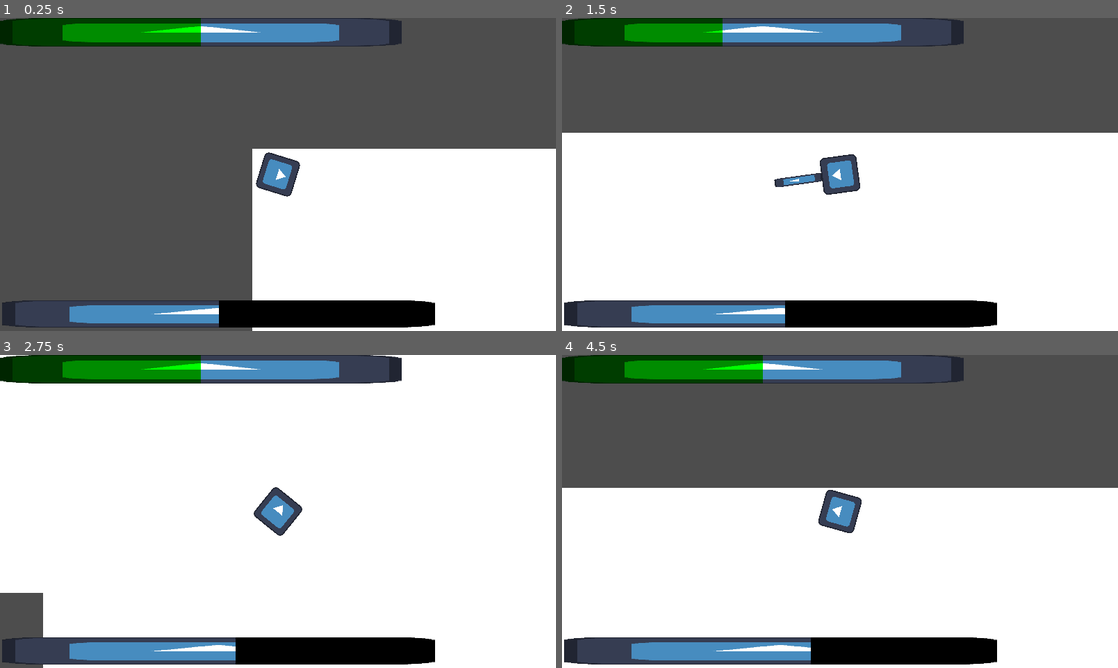
Above: before the commit, frames 1-4 (two rows, left to right).
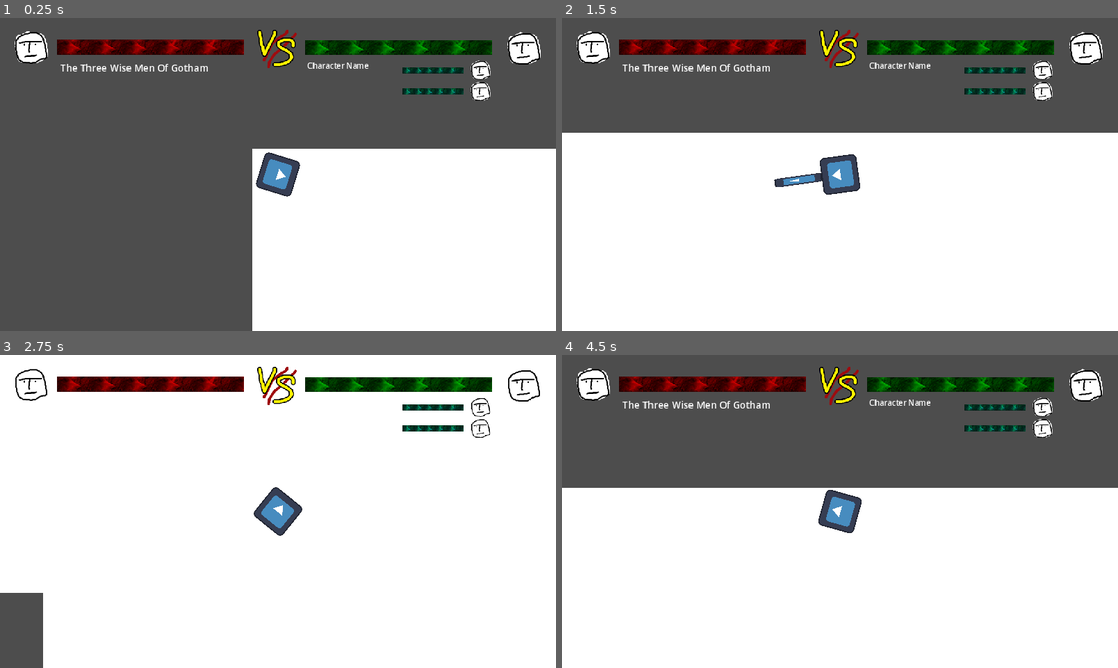
Above: after the commit, the same moments.

Repository: bigmonmulgrew/GodotJam70
Game: Godot game, scene res://Levels/DELETEMETEST.tscn
Same seed, same stepped clock (60 frames per second), same inputs: the game is played once before the commit and once after it. The engine's default icon, where the game draws it, is replaced by a stand-in: a white triangle on a blue panel in a dark square.
Inputs (mouse positions are in pixels of both pictures, inside the frame that each line leads up to):
- Up to frame 1 (0.25 s): no input
- Up to frame 2 (1.5 s): tap Enter at 0.5 s; move the mouse to (962, 158) at 0.52 s; hold D (move_right) 0.53-1.28 s; tap Shift (defensive_action) at 0.6 s; move the mouse to (728, 190) at 1.27 s; hold S (move_down) from 1.28 s (still down); click (728, 190) at 1.35 s
- Up to frame 3 (2.75 s): move the mouse to (333, 442) at 2.02 s; release S (move_down) at 2.03 s; hold D (move_right) from 2.03 s (still down); right-click (333, 442) at 2.1 s
- Up to frame 4 (4.5 s): move the mouse to (812, 574) at 2.77 s; release D (move_right) at 2.78 s; hold W (move_up) 2.78-3.53 s; tap Shift (defensive_action) at 2.85 s; tap Space at 3.5 s; move the mouse to (1006, 558) at 3.52 s; hold A (move_left) from 3.53 s (still down); click (1006, 558) at 3.6 s; move the mouse to (673, 464) at 4.27 s; right-click (673, 464) at 4.35 s

The runs differ from the first frame. In frame 1, 15% of the frame differs, in the area x 0-98%, y 0-99%; in frame 2, 16%; in frame 3, 16%; in frame 4, 16%.

Commit message:
Added Temp Bars & Icons
Added temp bars and icons, no code.

Diff:
--- a/Levels/DELETEMETEST.tscn
+++ b/Levels/DELETEMETEST.tscn
@@ -6,6 +6,7 @@
 [ext_resource type="PackedScene" uid="uid://0vb83wfs1stj" path="res://Scenes/Components/static_damage_element.tscn" id="3_522r3"]
 [ext_resource type="PackedScene" uid="uid://7tmputkdxmuf" path="res://Scenes/empty_arena.tscn" id="4_x8guw"]
 [ext_resource type="PackedScene" uid="uid://d22mivc3fy6ts" path="res://Scenes/Components/damage_element.tscn" id="5_a30s6"]
+[ext_resource type="PackedScene" uid="uid://dktnlhjatfngg" path="res://Scenes/Healthbars.tscn" id="7_xxfqd"]
 
 [node name="TEMPTEST" type="Node2D"]
 script = ExtResource("1_vmmgu")
@@ -21,6 +22,7 @@
 [node name="Character" parent="." instance=ExtResource("2_xnnp0")]
 
 [node name="CanvasLayer" type="CanvasLayer" parent="."]
+visible = false
 
 [node name="HealthBar" type="TextureProgressBar" parent="CanvasLayer"]
 offset_right = 128.0
@@ -41,3 +43,5 @@
 texture_under = ExtResource("1_3p44r")
 texture_progress = ExtResource("1_3p44r")
 tint_under = Color(0, 0, 0, 1)
+
+[node name="CanvasLayer2" parent="." instance=ExtResource("7_xxfqd")]
--- /dev/null
+++ b/Scenes/Healthbars.tscn
@@ -0,0 +1,100 @@
+[gd_scene load_steps=6 format=3 uid="uid://dktnlhjatfngg"]
+
+[ext_resource type="Texture2D" uid="uid://ckfjq04cf0kpf" path="res://Textures/HealthBear.png" id="1_pcnfk"]
+[ext_resource type="Texture2D" uid="uid://btts7iyuo22v4" path="res://Textures/SmallHealthBear.png" id="2_i6mdl"]
+[ext_resource type="Texture2D" uid="uid://cnbn1d3ndnn08" path="res://Textures/Face Icon Smol.png" id="3_vmncw"]
+[ext_resource type="Texture2D" uid="uid://cqhalbj0v60j2" path="res://Textures/Face Icon Beeg.png" id="4_fe3t6"]
+[ext_resource type="Texture2D" uid="uid://bvhohbcemwp0y" path="res://Textures/VS icon.png" id="5_knct6"]
+
+[node name="CanvasLayer" type="CanvasLayer"]
+
+[node name="PlayerHealthBear" type="TextureProgressBar" parent="."]
+offset_left = 632.0
+offset_top = 46.0
+offset_right = 1020.0
+offset_bottom = 77.0
+value = 100.0
+fill_mode = 1
+texture_under = ExtResource("1_pcnfk")
+texture_progress = ExtResource("1_pcnfk")
+tint_under = Color(0, 0, 0, 1)
+tint_progress = Color(0, 1, 0, 1)
+
+[node name="AllyHealthBear1" type="TextureProgressBar" parent="PlayerHealthBear"]
+offset_left = 202.0
+offset_top = 56.0
+offset_right = 329.0
+offset_bottom = 69.0
+value = 100.0
+fill_mode = 1
+texture_under = ExtResource("2_i6mdl")
+texture_progress = ExtResource("2_i6mdl")
+tint_under = Color(0, 0, 0, 1)
+tint_progress = Color(0, 1, 1, 1)
+
+[node name="AllyIcon1" type="Sprite2D" parent="PlayerHealthBear/AllyHealthBear1"]
+position = Vector2(162, 6)
+texture = ExtResource("3_vmncw")
+
+[node name="AllyHealthBear2" type="TextureProgressBar" parent="PlayerHealthBear"]
+offset_left = 202.0
+offset_top = 100.0
+offset_right = 329.0
+offset_bottom = 113.0
+value = 100.0
+fill_mode = 1
+texture_under = ExtResource("2_i6mdl")
+texture_progress = ExtResource("2_i6mdl")
+tint_under = Color(0, 0, 0, 1)
+tint_progress = Color(0, 1, 1, 1)
+
+[node name="AllyIcon2" type="Sprite2D" parent="PlayerHealthBear/AllyHealthBear2"]
+position = Vector2(162, 6)
+texture = ExtResource("3_vmncw")
+
+[node name="PlayerIcon" type="Sprite2D" parent="PlayerHealthBear"]
+position = Vector2(454, 17)
+texture = ExtResource("4_fe3t6")
+
+[node name="BossHealthBear" type="TextureProgressBar" parent="."]
+offset_left = 118.0
+offset_top = 45.0
+offset_right = 506.0
+offset_bottom = 76.0
+value = 100.0
+texture_under = ExtResource("1_pcnfk")
+texture_progress = ExtResource("1_pcnfk")
+tint_under = Color(0, 0, 0, 1)
+tint_progress = Color(1, 0, 0, 1)
+
+[node name="BossIcon" type="Sprite2D" parent="BossHealthBear"]
+position = Vector2(-53, 16)
+texture = ExtResource("4_fe3t6")
+
+[node name="VSIcon" type="Sprite2D" parent="."]
+position = Vector2(574, 64)
+texture = ExtResource("5_knct6")
+
+[node name="PlayerName" type="RichTextLabel" parent="."]
+offset_left = 637.0
+offset_top = 87.0
+offset_right = 828.0
+offset_bottom = 130.0
+theme_override_font_sizes/normal_font_size = 16
+text = "Character Name"
+tab_size = 1
+deselect_on_focus_loss_enabled = false
+drag_and_drop_selection_enabled = false
+text_direction = 1
+
+[node name="BossName" type="RichTextLabel" parent="."]
+offset_left = 125.0
+offset_top = 89.0
+offset_right = 495.0
+offset_bottom = 132.0
+theme_override_font_sizes/normal_font_size = 20
+text = "The Three Wise Men Of Gotham"
+tab_size = 1
+deselect_on_focus_loss_enabled = false
+drag_and_drop_selection_enabled = false
+text_direction = 1
Not shown: 1 places in Levels/DELETEMETEST.tscn that only renumber resources
Binary file added: Textures/Face Icon Beeg.png
Not shown, added: Textures/Face Icon Beeg.png.import
Binary file added: Textures/Face Icon Smol.png
Not shown, added: Textures/Face Icon Smol.png.import
Binary file added: Textures/HealthBear.png
Not shown, added: Textures/HealthBear.png.import
Binary file added: Textures/SmallHealthBear.png
Not shown, added: Textures/SmallHealthBear.png.import
Binary file added: Textures/VS icon.png
Not shown, added: Textures/VS icon.png.import
